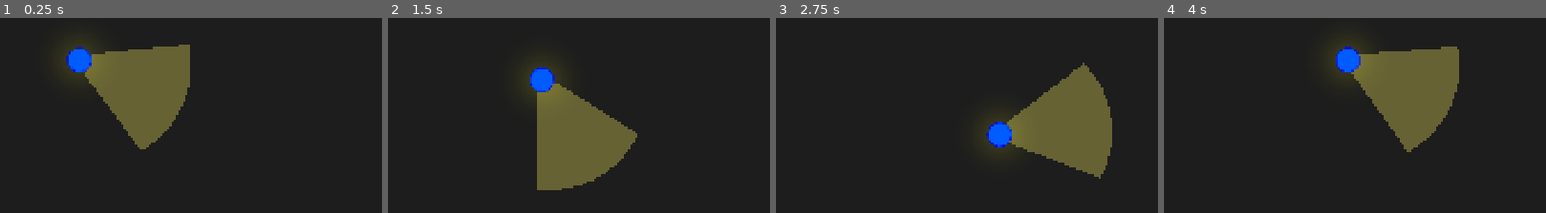
Above: before the commit, frames 1-4 (left to right).
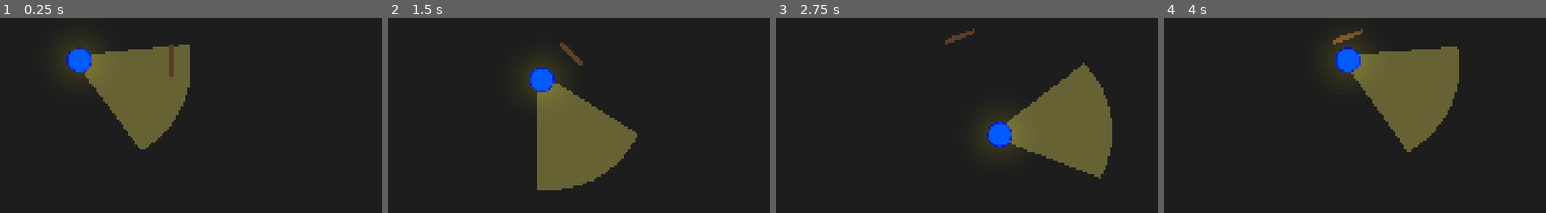
Above: after the commit, the same moments.

Repository: Catsarepro21/Game
Game: Godot game, scene res://level_1.tscn
Two runs of this game, one before a commit and one after it. Both use one fixed random seed, a clock stepped at 60 frames per second and the inputs below. This scene is started directly instead of the project's main scene.
Inputs (mouse positions are % of the whole screen's width and height, from its top left):
- Up to frame 1 (0.25 s): no input
- Up to frame 2 (1.5 s): tap Enter at 0.5 s; move the mouse to (72, 40) at 0.52 s; hold D (move_right) 0.53-1.28 s; hold Space (interact) 0.53-1.28 s; move the mouse to (30, 51) at 1.27 s; hold S (move_down) from 1.28 s (still down); tap Space (interact) at 1.35 s
- Up to frame 3 (2.75 s): move the mouse to (60, 21) at 2.02 s; release S (move_down) at 2.03 s; hold D (move_right) from 2.03 s (still down); hold Space (interact) from 2.03 s (still down)
- Up to frame 4 (4 s): move the mouse to (45, 67) at 2.77 s; release D (move_right) at 2.78 s; release Space (interact) at 2.78 s; hold W (move_up) 2.78-3.53 s; tap Space (interact) at 2.85 s; move the mouse to (80, 62) at 3.52 s; hold A (move_left) from 3.53 s (still down); hold Space (interact) from 3.53 s (still down)
The pictures show only the part of the screen within x 0-50%, y 0-50%; the shares and areas given below are measured in that part.

The runs differ from the first frame. In frame 1, 0.2% of the frame differs, in the area x 44-46%, y 13-31%; in frame 2, 0.2%; in frame 3, 0.2%; in frame 4, 0.2%.

Commit message:
Added Door and started HUD

Diff:
--- /dev/null
+++ b/godot-game/Scripts/door.gd
@@ -0,0 +1,31 @@
+extends AnimatableBody2D
+
+@export var open_angle_deg: float = 90.0
+@export var open_duration: float = 0.12
+
+var is_open: bool = false
+var player_in_range: bool = false
+
+@onready var interaction_zone: Area2D = $InteractionZone
+
+func _ready() -> void:
+	interaction_zone.body_entered.connect(_on_body_entered)
+	interaction_zone.body_exited.connect(_on_body_exited)
+
+func _unhandled_input(event: InputEvent) -> void:
+	if player_in_range and not is_open and event.is_action_pressed("interact"):
+		breach_door()
+
+func breach_door() -> void:
+	is_open = true
+	var tween :=create_tween().set_trans(Tween.TRANS_BACK).set_ease(Tween.EASE_OUT)
+	tween.tween_property(self, "rotation_degrees", open_angle_deg, open_duration)
+
+func _on_body_entered(body: Node2D) -> void:
+	print(body.name)
+	if body.name == "Player":
+		player_in_range = true
+
+func _on_body_exited(body: Node2D) -> void:
+	if body.name == "Player":
+		player_in_range = false
--- /dev/null
+++ b/godot-game/Scripts/hud.tscn
@@ -0,0 +1,37 @@
+[gd_scene format=3 uid="uid://d28i7a5t5qwuf"]
+
+[ext_resource type="Texture2D" uid="uid://0cwyfwrnxv6o" path="res://Assets/image-removebg-preview (4).png" id="1_d24ss"]
+[ext_resource type="FontFile" uid="uid://dm058mhtjj7lw" path="res://Assets/Excalifont-Regular.woff2" id="2_d24ss"]
+
+[node name="HUD" type="CanvasLayer" unique_id=1216347090]
+
+[node name="MarginContainer" type="MarginContainer" parent="." unique_id=1170264978]
+anchors_preset = 10
+anchor_right = 1.0
+offset_bottom = 176.0
+grow_horizontal = 2
+theme_override_constants/margin_left = 24
+theme_override_constants/margin_top = 24
+theme_override_constants/margin_right = 24
+theme_override_constants/margin_bottom = 24
+
+[node name="HBoxContainer" type="HBoxContainer" parent="MarginContainer" unique_id=2100683862]
+layout_mode = 2
+alignment = 2
+
+[node name="AmmoDisplay" type="HBoxContainer" parent="MarginContainer/HBoxContainer" unique_id=1069001412]
+layout_mode = 2
+
+[node name="AmmoIcon" type="TextureRect" parent="MarginContainer/HBoxContainer/AmmoDisplay" unique_id=582069963]
+custom_minimum_size = Vector2(12, 5)
+custom_maximum_size = Vector2(-1, 120)
+layout_mode = 2
+texture = ExtResource("1_d24ss")
+expand_mode = 3
+stretch_mode = 5
+
+[node name="AmmoCount" type="Label" parent="MarginContainer/HBoxContainer/AmmoDisplay" unique_id=151401779]
+layout_mode = 2
+theme_override_fonts/font = ExtResource("2_d24ss")
+theme_override_font_sizes/font_size = 29
+text = "3"
--- /dev/null
+++ b/godot-game/door.tscn
@@ -0,0 +1,29 @@
+[gd_scene format=3 uid="uid://crfrqtt0fsvsw"]
+
+[ext_resource type="Script" uid="uid://ba3tl8tw0ev82" path="res://Scripts/door.gd" id="1_ba8gm"]
+
+[sub_resource type="RectangleShape2D" id="RectangleShape2D_435oi"]
+size = Vector2(12, 80)
+
+[sub_resource type="CircleShape2D" id="CircleShape2D_435oi"]
+radius = 64.0
+
+[node name="Door" type="AnimatableBody2D" unique_id=1064558775]
+script = ExtResource("1_ba8gm")
+
+[node name="CollisionShape2D" type="CollisionShape2D" parent="." unique_id=1937002676]
+position = Vector2(6, 40)
+shape = SubResource("RectangleShape2D_435oi")
+
+[node name="ColorRect" type="ColorRect" parent="CollisionShape2D" unique_id=926083491]
+offset_left = -6.0
+offset_top = -40.0
+offset_right = 6.0
+offset_bottom = 40.0
+color = Color(0.3529412, 0.23921569, 0.15686275, 1)
+
+[node name="InteractionZone" type="Area2D" parent="." unique_id=1047104768]
+
+[node name="CollisionShape2D" type="CollisionShape2D" parent="InteractionZone" unique_id=740277902]
+position = Vector2(6, 40)
+shape = SubResource("CircleShape2D_435oi")
--- a/godot-game/level_1.tscn
+++ b/godot-game/level_1.tscn
@@ -1,6 +1,7 @@
 [gd_scene format=3 uid="uid://c6neae1wfjv88"]
 
 [ext_resource type="PackedScene" uid="uid://f71buoaf1q71" path="res://player.tscn" id="1_3hls8"]
+[ext_resource type="PackedScene" uid="uid://crfrqtt0fsvsw" path="res://door.tscn" id="2_hbghi"]
 
 [node name="Level 1" type="Node2D" unique_id=1152026379]
 
@@ -9,4 +10,9 @@
 offset_bottom = 1076.0
 color = Color(0.1148968, 0.11489681, 0.1148968, 1)
 
-[node name="PlayerBody" parent="." unique_id=639702676 instance=ExtResource("1_3hls8")]
+[node name="Player" parent="." unique_id=639702676 instance=ExtResource("1_3hls8")]
+
+[node name="Door" parent="." unique_id=1064558775 instance=ExtResource("2_hbghi")]
+position = Vector2(427, 160)
+open_angle_deg = -110.0
+open_duration = 1.0
--- a/godot-game/player.tscn
+++ b/godot-game/player.tscn
@@ -17,7 +17,7 @@
 [sub_resource type="CanvasItemMaterial" id="CanvasItemMaterial_3hls8"]
 light_mode = 1
 
-[node name="PlayerBody" type="CharacterBody2D" unique_id=639702676]
+[node name="Player" type="CharacterBody2D" unique_id=639702676]
 position = Vector2(200, 200)
 script = ExtResource("1_onrkg")
 
Binary file added: godot-game/Assets/image-removebg-preview (4).png
Not shown, added: godot-game/Assets/image-removebg-preview (4).png.import
Not shown, added: godot-game/Scripts/door.gd.uid
